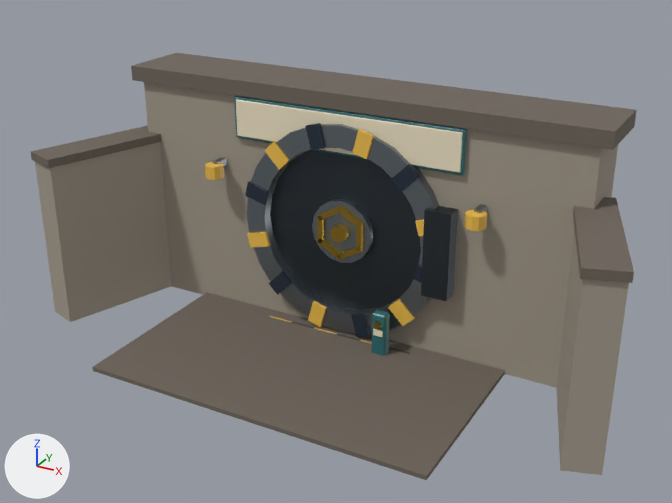
The FBX model exports/Surface/Bldg_BunkerEntrance.fbx: old version first, new version second.
Camera for both pictures: a 50 mm lens placed at (0.371, -0.69, 0.427), pointed at (0.02, -0.053, 0.108). Every picture has the same lights, and +X, +Y and +Z are marked at lower left. The first picture is the older version. Where no turn or scale is listed for an object, it has been applied to the vertices. Vertices at exactly the same position are counted once.

The first picture shows 'Decor', 'DecorNeon', 'Door', 'Headwall', 'Pad', 'Ring', 'Sign1', 'Wing1', 'Wing2' and 1 more.
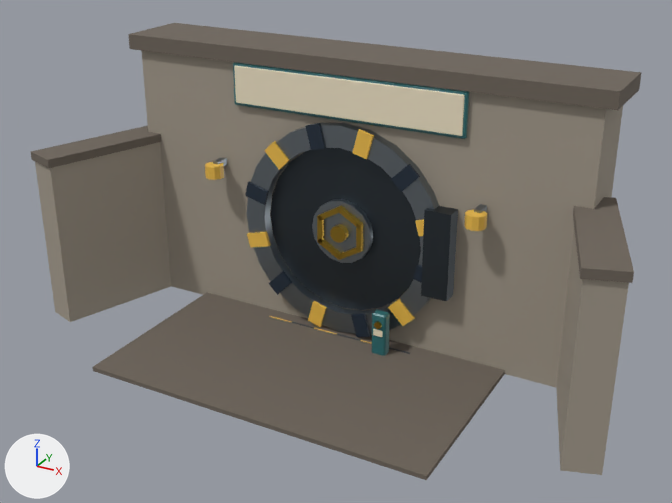
Patch to the scene script:
```diff
--- a/exports/Surface/Bldg_BunkerEntrance.fbx.py
+++ b/exports/Surface/Bldg_BunkerEntrance.fbx.py
@@ me_headwall_001 @@
 # used by ob_headwall; location = (0.0, 0.0, 0.0)
-me_headwall_001.from_pydata(...)  # 8 vertices, 12 faces; spans x -0.22..0.22, y 0.0..0.06, z 0.0..0.22
+me_headwall_001.from_pydata(...)  # 8 vertices, 12 faces; spans x -0.22..0.22, y 0.0..0.06, z 0.0..0.25
+# me_headwall_001 part 4: the whole mesh is scaled about the mesh origin by (1, 1, 1.14)
 me_headwall_001.materials.append(mat_palette)
@@ me_sign1_001 @@
 # used by ob_sign1; location = (0.0, 0.0, 0.0)
-me_sign1_001.from_pydata(...)  # 24 vertices, 44 faces; spans x -0.11..0.11, y -0.006..-0.003, z 0.179..0.213
+me_sign1_001.from_pydata(...)  # 24 vertices, 44 faces; spans x -0.11..0.11, y -0.006..-0.003, z 0.21..0.244
+# me_sign1_001 part 1: the whole mesh is moved by (0.0, 0.0, 0.031)
 me_sign1_001.materials.append(mat_palette)
@@ me_decor_001 @@
 # used by ob_decor; location = (0.0, 0.0, 0.0)
-me_decor_001.from_pydata(...)  # 324 vertices, 548 faces; spans x -0.273..0.273, y -0.114..0.065, z 0.004..0.231
+me_decor_001.from_pydata(...)  # 324 vertices, 548 faces; spans x -0.273..0.273, y -0.114..0.065, z 0.004..0.261
+# me_decor_001 part 2: the loose piece of 8 vertices spanning x -0.23..0.23, y -0.005..0.065, z 0.217..0.231 is moved by (0.0, 0.0, 0.03)
+# me_decor_001 part 3: the loose piece of 24 vertices spanning x -0.112..0.112, y -0.005..-0.001, z 0.176..0.216 is moved by (0.0, 0.0, 0.031)
 me_decor_001.materials.append(mat_palette)
```

Boxes [x1, y1, x2, y2] around the edits, measured in the pictures (672 x 503 px; the box of a moved part takes in the faces that stretch with it):
'Headwall', rescaled (10% taller)
    before: [144, 82, 618, 387]
    after: [141, 51, 623, 387]
'Decor', reshaped (10% taller)
    before: [31, 53, 637, 354]
    after: [31, 23, 642, 354]
'Sign1', moved
    before: [236, 99, 463, 173]
    after: [234, 66, 465, 136]
part 2 of me_decor_001, moved or reshaped
    before: [131, 53, 637, 149]
    after: [128, 23, 642, 110]
part 3 of me_decor_001, moved or reshaped
    before: [234, 96, 467, 175]
    after: [233, 62, 469, 139]
